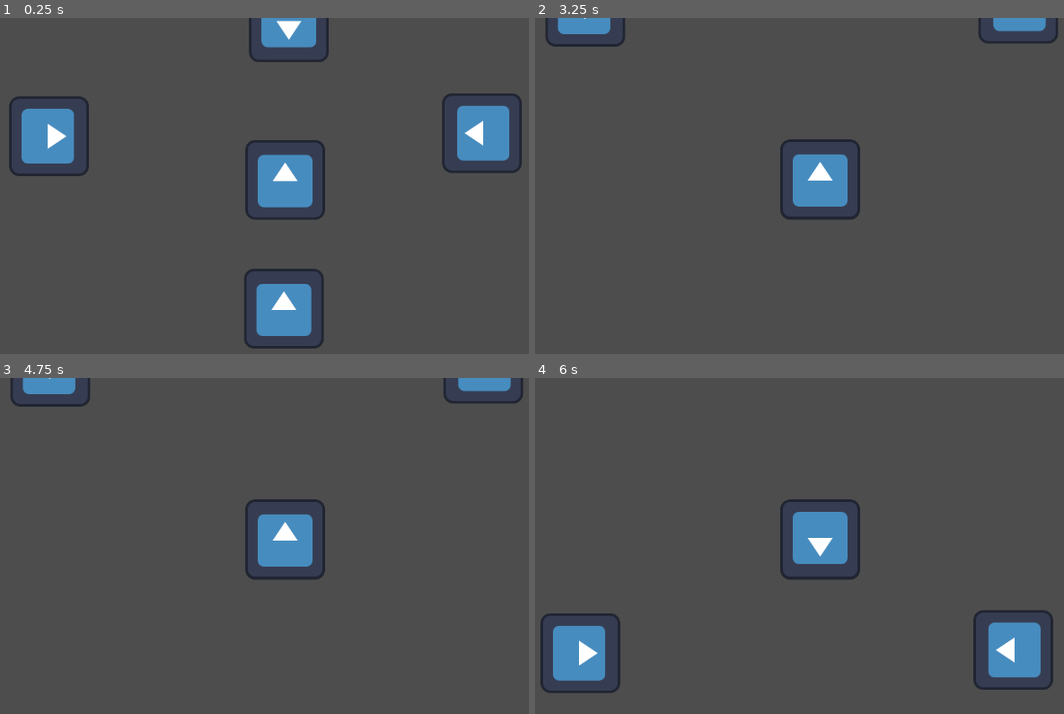
Above: before the commit, frames 1-4 (two rows, left to right).
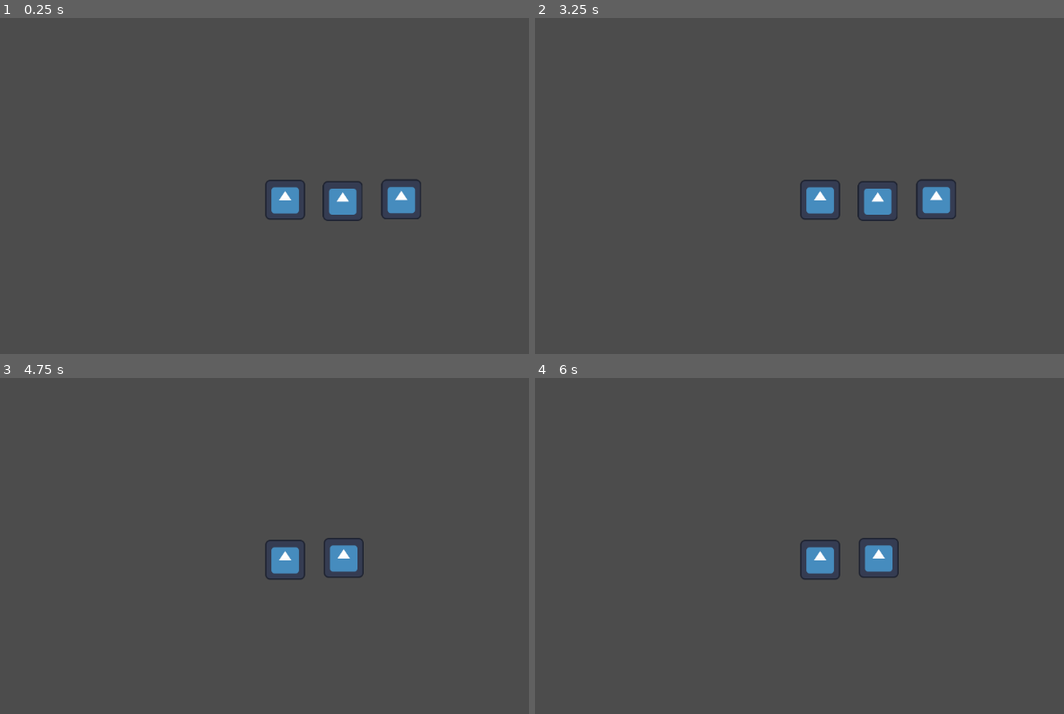
Above: after the commit, the same moments.

Repository: kinqxz/CFAC
Game: Godot game, scene res://scenes/game.tscn
Two runs of this game, one before a commit and one after it. Both use one fixed random seed, a clock stepped at 60 frames per second and the inputs below. The engine's default icon, where the game draws it, is replaced by a stand-in: a white triangle on a blue panel in a dark square.
Inputs:
- Up to frame 1 (0.25 s): no input
- Up to frame 2 (3.25 s): tap Enter (confirm) at 0.5, 0.6, 1.25, 1.35, 2, 2.3, 2.75, 3.05 s; tap I (initial_position) at 2.1 s; tap S (look_down) at 2.85 s
- Up to frame 3 (4.75 s): tap Enter (confirm) at 3.5, 3.8, 4.25, 4.55 s; tap A (look_left) at 3.6 s; tap D (look_right) at 4.35 s
- Up to frame 4 (6 s): tap W (look_up) at 5.1 s; tap Enter (confirm) at 5.3, 5.85 s

The runs differ from the first frame. In frame 1, 10% of the frame differs, in the area x 1-99%, y 0-99%; in frame 2, 4.2%; in frame 3, 3.6%; in frame 4, 6.6%.

Commit message:
Update to movement 1.1

Diff:
--- a/project.godot
+++ b/project.godot
@@ -51,3 +51,7 @@
 "events": [Object(InputEventKey,"resource_local_to_scene":false,"resource_name":"","device":-1,"window_id":0,"alt_press …(192 unchanged characters)…
 ]
 }
+
+[rendering]
+
+viewport/hdr_2d=true
--- /dev/null
+++ b/scenes/IconTiles.tscn
@@ -0,0 +1,16 @@
+[gd_scene load_steps=3 format=3 uid="uid://c3t2fx1jas3a4"]
+
+[ext_resource type="Texture2D" uid="uid://dwxxhlnkdpebi" path="res://assets/icon.svg" id="1_s0cse"]
+
+[sub_resource type="Environment" id="Environment_s0cse"]
+background_mode = 3
+glow_enabled = true
+glow_blend_mode = 0
+
+[node name="Icon" type="Node2D"]
+
+[node name="Sprite2D" type="Sprite2D" parent="."]
+texture = ExtResource("1_s0cse")
+
+[node name="WorldEnvironment" type="WorldEnvironment" parent="."]
+environment = SubResource("Environment_s0cse")
--- a/scenes/game.tscn
+++ b/scenes/game.tscn
@@ -2,7 +2,7 @@
 
 [ext_resource type="PackedScene" uid="uid://ct8sikaqf75ix" path="res://scenes/StartMenu.tscn" id="1_wmtrw"]
 [ext_resource type="PackedScene" uid="uid://cjn7wop0iva5s" path="res://scenes/player.tscn" id="2_lndp2"]
-[ext_resource type="Texture2D" uid="uid://dwxxhlnkdpebi" path="res://assets/icon.svg" id="3_gokpv"]
+[ext_resource type="PackedScene" uid="uid://c3t2fx1jas3a4" path="res://scenes/IconTiles.tscn" id="3_lnu2h"]
 
 [node name="Game" type="Node2D"]
 
@@ -21,25 +21,12 @@
 grow_vertical = 1
 
 [node name="Player" parent="." instance=ExtResource("2_lndp2")]
-position = Vector2(552, 315)
+position = Vector2(554, 258)
 
 [node name="Lilypads" type="Node" parent="."]
 
-[node name="Icon" type="Sprite2D" parent="Lilypads"]
-position = Vector2(558, 63)
-texture = ExtResource("3_gokpv")
-flip_v = true
+[node name="Icon" parent="Lilypads" instance=ExtResource("3_lnu2h")]
+position = Vector2(739, 263)
 
-[node name="Icon2" type="Sprite2D" parent="Lilypads"]
-position = Vector2(550, 523)
-texture = ExtResource("3_gokpv")
-
-[node name="Icon3" type="Sprite2D" parent="Lilypads"]
-position = Vector2(173, 246)
-rotation = 1.5708
-texture = ExtResource("3_gokpv")
-
-[node name="Icon4" type="Sprite2D" parent="Lilypads"]
-position = Vector2(868, 241)
-rotation = -1.5708
-texture = ExtResource("3_gokpv")
+[node name="Icon2" parent="Lilypads" instance=ExtResource("3_lnu2h")]
+position = Vector2(927, 258)
--- a/scenes/player.tscn
+++ b/scenes/player.tscn
@@ -30,3 +30,4 @@
 
 [node name="Camera2D" type="Camera2D" parent="."]
 position = Vector2(0, 65)
+zoom = Vector2(0.5, 0.5)
--- a/scripts/player.gd
+++ b/scripts/player.gd
@@ -17,30 +17,58 @@
 	var playerY = playerPosition.y
 
 	var obstacles = lilypads.get_children()
+	var deltaX : float = distance + 1
+	var deltaY : float = distance + 1
+	var obstaclePosition : Vector2 = Vector2.ZERO
+	var finalIcon : Node2D = null
+
 	for obstacle in obstacles:
 		if obstacle.name.substr(0, 4) == "Icon":
-			var icon: Sprite2D = obstacle
-			var deltaX = icon.position.x - playerX
-			var deltaY = icon.position.y - playerY
+			var icon: Node2D = obstacle
+			var currentDeltaX = icon.position.x - playerX
+			var currentDeltaY = icon.position.y - playerY
 
 			if direction == Vector2.UP:
-				if deltaX <= 40 && deltaX >= -40:
-					if deltaY <= 500 && deltaY > 0:
-						return icon.position
+				if currentDeltaY < deltaY:
+					deltaX = currentDeltaX
+					deltaY = currentDeltaY
+
+					if deltaX <= 100 && deltaX >= -100:
+						if deltaY <= distance && deltaY > 0:
+							finalIcon = icon
+							obstaclePosition = icon.position
 			elif direction == Vector2.DOWN:
-				if deltaX <= 40 && deltaX >= -40:
-					if deltaY >= -500 && deltaY < 0:
-						return icon.position
+				if currentDeltaY < deltaY:
+					deltaX = currentDeltaX
+					deltaY = currentDeltaY
+
+					if deltaX <= 100 && deltaX >= -100:
+						if deltaY >= -distance && deltaY < 0:
+							finalIcon = icon
+							obstaclePosition = icon.position
 			elif direction == Vector2.LEFT:
-				if deltaX >= -500 && deltaX < 0:
-					if deltaY <= 40 && deltaY >= -40:
-						return icon.position
+				if currentDeltaX < deltaX:
+					deltaX = currentDeltaX
+					deltaY = currentDeltaY
+
+					if deltaX >= -distance && deltaX < 0:
+						if deltaY <= 100 && deltaY >= -100:
+							finalIcon = icon
+							obstaclePosition = icon.position
 			elif direction == Vector2.RIGHT:
-				if deltaX <= 500 && deltaX > 0:
-					if deltaY <= 40 && deltaY >= -40:
-						return icon.position
+				if currentDeltaX < deltaX:
+					deltaX = currentDeltaX
+					deltaY = currentDeltaY
 
-	return Vector2.ZERO
+					if deltaX <= distance && deltaX > 0:
+						if deltaY <= 100 && deltaY >= -100:
+							finalIcon = icon
+							obstaclePosition = icon.position
+
+	if finalIcon != null:
+		finalIcon.queue_free()
+
+	return obstaclePosition
 
 func _physics_process(delta):
 	var direction = Input.get_vector("look_left", "look_right", "look_down", "look_up")
@@ -53,30 +81,30 @@
 
 	if Input.is_action_just_released("confirm"):
 		if lastDirection == Vector2.DOWN:
-			print("Up!")
 			var obstaclePosition = findObstacle(player.get_position_delta(), Vector2.DOWN)
 
 			if obstaclePosition != Vector2.ZERO:
+				print("Up!")
 				player.position = obstaclePosition
 				lastDirection = Vector2.ZERO
 		if lastDirection == Vector2.RIGHT:
-			print("Right!")
 			var obstaclePosition = findObstacle(player.get_position_delta(), Vector2.RIGHT)
 
 			if obstaclePosition != Vector2.ZERO:
+				print("Right!")
 				player.position = obstaclePosition
 				lastDirection = Vector2.ZERO
 		if lastDirection == Vector2.LEFT:
-			print("Left!")
 			var obstaclePosition = findObstacle(player.get_position_delta(), Vector2.LEFT)
 
 			if obstaclePosition != Vector2.ZERO:
+				print("Left!")
 				player.position = obstaclePosition
 				lastDirection = Vector2.ZERO
 		if lastDirection == Vector2.UP:
-			print("Down!")
 			var obstaclePosition = findObstacle(player.get_position_delta(), Vector2.UP)
 
 			if obstaclePosition != Vector2.ZERO:
+				print("Down!")
 				player.position = obstaclePosition
 				lastDirection = Vector2.ZERO
